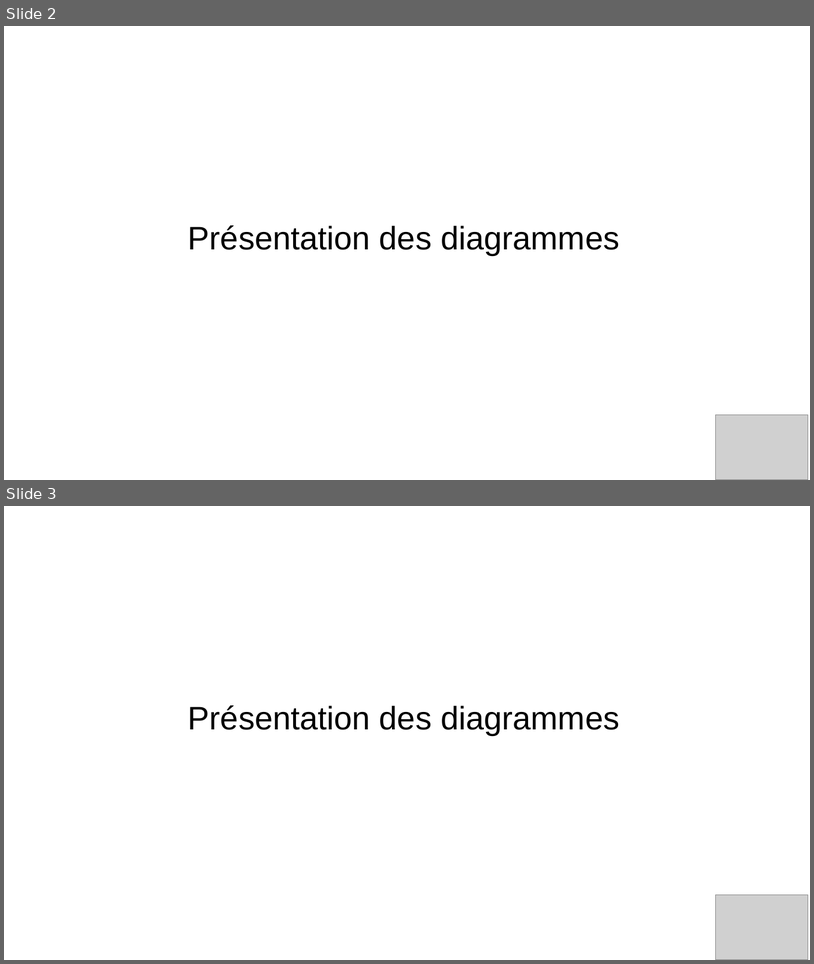
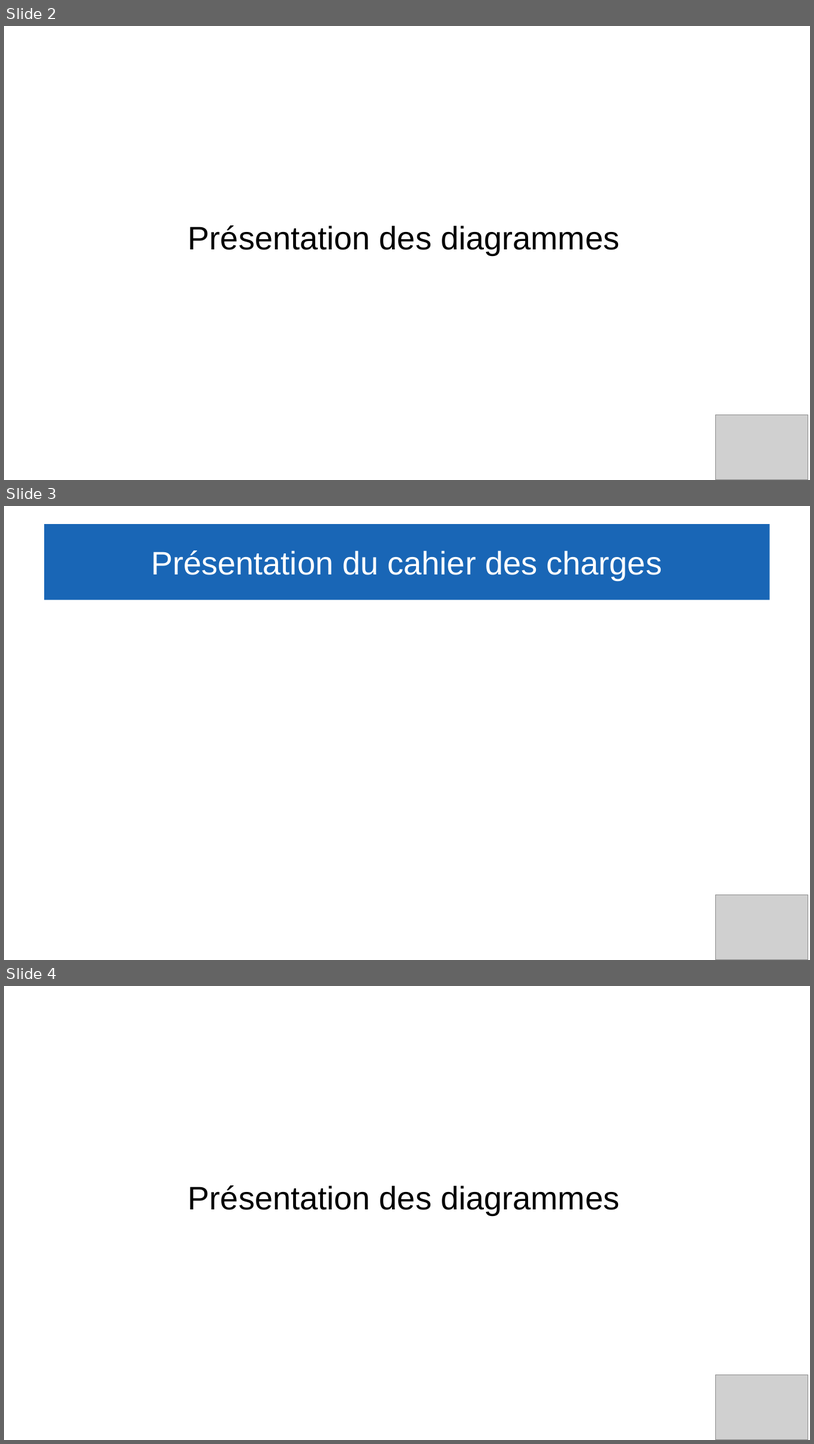
Before and after one commit to Gabin221/Tracking-BLE-documents, a slide deck: Revues/Revues2/Gabin/presentation_yahya_andrea_gabin.odp. Shown one above the other, each under a label of ours: slides 2 and 3 before the commit, slides 2, 3 and 4 after it. The pictures are 814x964 and 814x1444 pixels, drawn with LibreOffice and Linux fonts; fonts in the diff are those of the drawing; grey boxes stand for pictures; background and template pictures are left out. Boxes give left, top, right and bottom in pixels: in the first picture for what was removed or moved away, otherwise in the second. Text is boxed around its words. In the diff, an @@ line names an element or a change of style, - is before the commit and + after.

```diff
--- a/Revues/Revues2/Gabin/presentation_yahya_andrea_gabin.odp
+++ b/Revues/Revues2/Gabin/presentation_yahya_andrea_gabin.odp
@@ slide 3 added at bbox=[4, 506, 810, 960], background #FFFFFF @@
@@ title added at bbox=[44, 524, 770, 600], fill #1966B6, 32 pt, text #FFFFFF @@
+Présentation du cahier des charges
@@ picture added at bbox=[716, 895, 809, 959] @@
@@ what was slide 3 is now slide 4 @@
```
Also in this commit, not shown: 4 slides changed, 1 other file.
